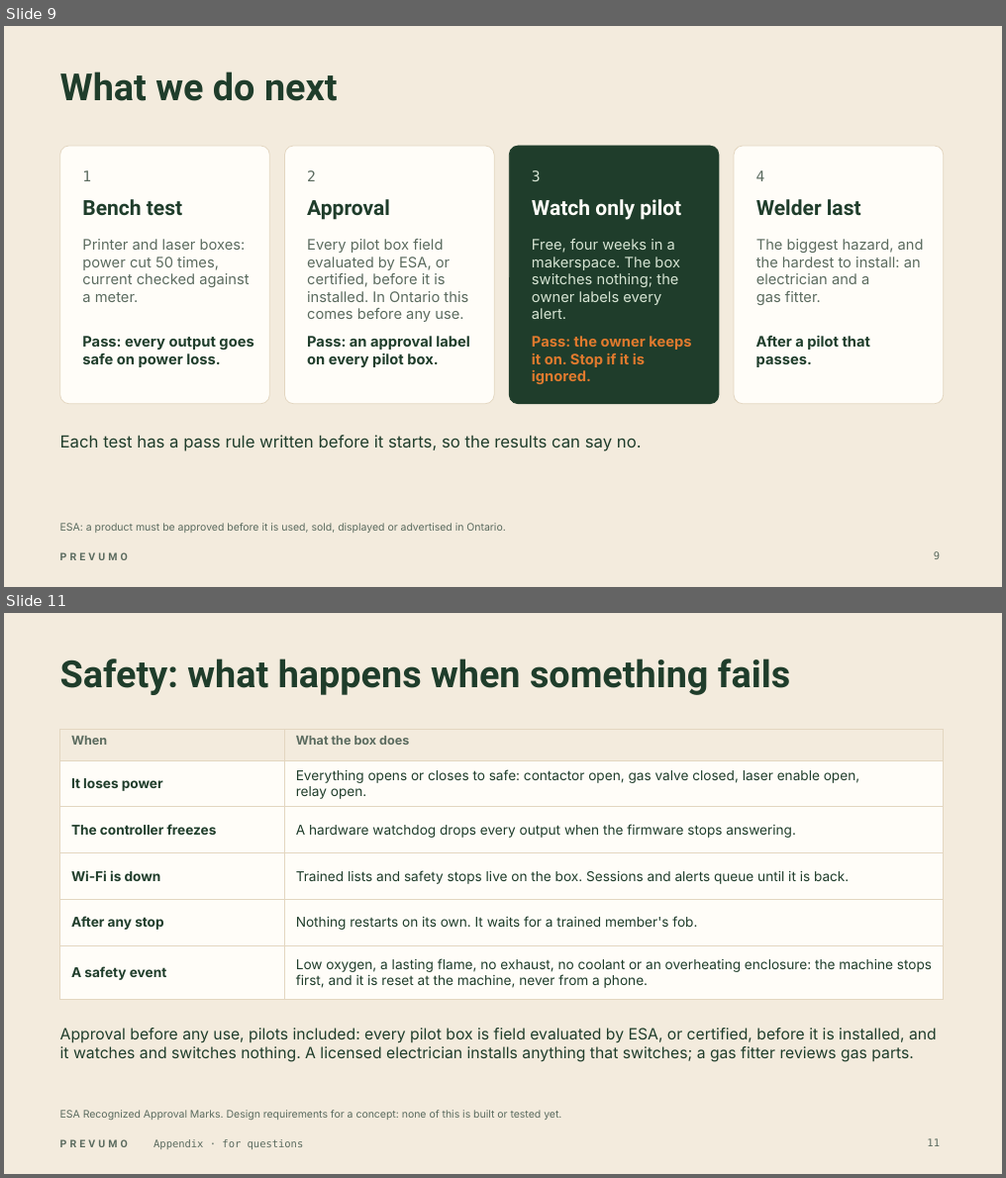
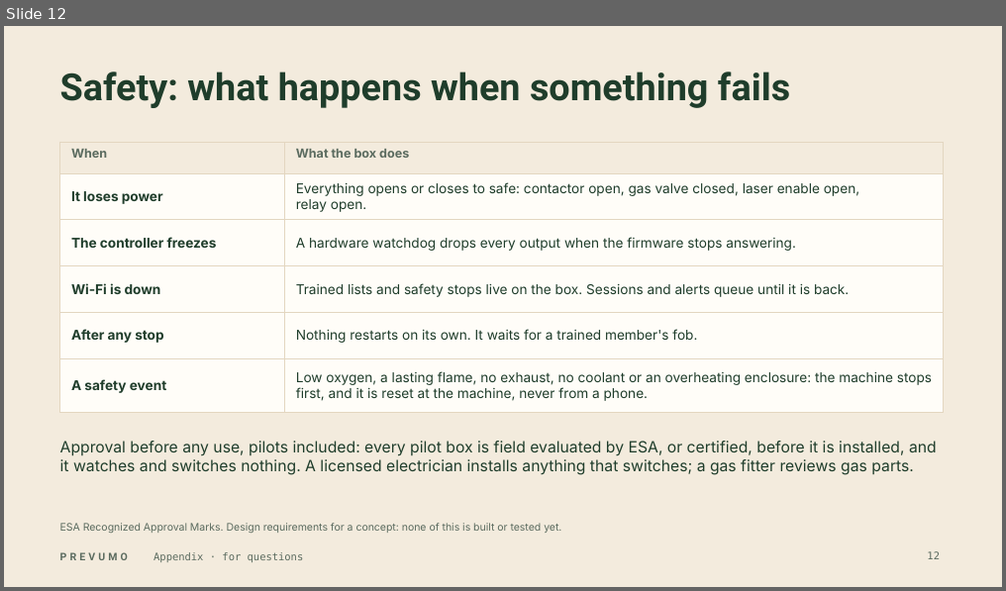
Before and after one commit to WAHB22/wahbs-world, a slide deck: prevumo/deliverables/final/PREVUMO-final.pptx. Shown one above the other, each under a label of ours: slides 9 and 11 before the commit, slide 12 after it; the slides between them are not shown. The pictures are 1006x1178 and 1006x591 pixels, drawn with LibreOffice and Linux fonts; fonts in the diff are those of the drawing; background and template pictures are left out. Boxes give left, top, right and bottom in pixels: in the first picture for what was removed or moved away, otherwise in the second. Text is boxed around its words. In the diff, an @@ line names an element or a change of style, - is before the commit and + after.

```diff
--- a/prevumo/deliverables/final/PREVUMO-final.pptx
+++ b/prevumo/deliverables/final/PREVUMO-final.pptx
@@ slide 9 removed at bbox=[4, 26, 1002, 587], background #F3EBDD; not listed: 1 template element that a slide beside it also shows @@
@@ title removed at bbox=[60, 72, 338, 101] @@
-What we do next
@@ rounded rectangle removed at bbox=[60, 146, 269, 404] @@
@@ text removed at bbox=[82, 171, 91, 181] @@
-1
@@ rounded rectangle removed at bbox=[285, 146, 494, 404] @@
@@ text removed at bbox=[307, 171, 316, 181] @@
-2
@@ rounded rectangle removed at bbox=[509, 146, 719, 404] @@
@@ text removed at bbox=[532, 171, 541, 181] @@
-3
@@ rounded rectangle removed at bbox=[734, 146, 944, 404] @@
@@ text removed at bbox=[756, 171, 765, 181] @@
-4
@@ text removed at bbox=[82, 199, 182, 216] @@
-Bench test
@@ text removed at bbox=[307, 199, 390, 220] @@
-Approval
@@ text removed at bbox=[532, 199, 681, 220] @@
-Watch only pilot
@@ text removed at bbox=[756, 199, 861, 215] @@
-Welder last
@@ text removed at bbox=[82, 239, 249, 302] @@
-Printer and laser boxes: power cut 50 times, current checked against a meter.
@@ text removed at bbox=[307, 239, 468, 322] @@
-Every pilot box field evaluated by ESA, or certified, before it is installed. In Ontario this comes before any use.
@@ text removed at bbox=[532, 239, 680, 319] @@
-Free, four weeks in a makerspace. The box switches nothing; the owner labels every alert.
@@ text removed at bbox=[756, 239, 924, 305] @@
-The biggest hazard, and the hardest to install: an electrician and a gas fitter.
@@ text removed at bbox=[82, 336, 253, 368] @@
-Pass: every output goes safe on power loss.
@@ text removed at bbox=[307, 336, 470, 368] @@
-Pass: an approval label on every pilot box.
@@ text removed at bbox=[532, 336, 691, 384] @@
-Pass: the owner keeps it on. Stop if it is ignored.
@@ text removed at bbox=[756, 335, 871, 368] @@
-After a pilot that passes.
@@ text removed at bbox=[60, 435, 642, 452] @@
-Each test has a pass rule written before it starts, so the results can say no.
@@ text removed at bbox=[60, 523, 505, 533] @@
-ESA: a product must be approved before it is used, sold, displayed or advertised in Ontario.
@@ page number removed at bbox=[934, 552, 940, 560] @@
-9
@@ what was slide 11 is now slide 12 @@
```
Also in this commit, not shown: 9 slides changed, 4 slides added, 2 other slides removed, 11 other files.
